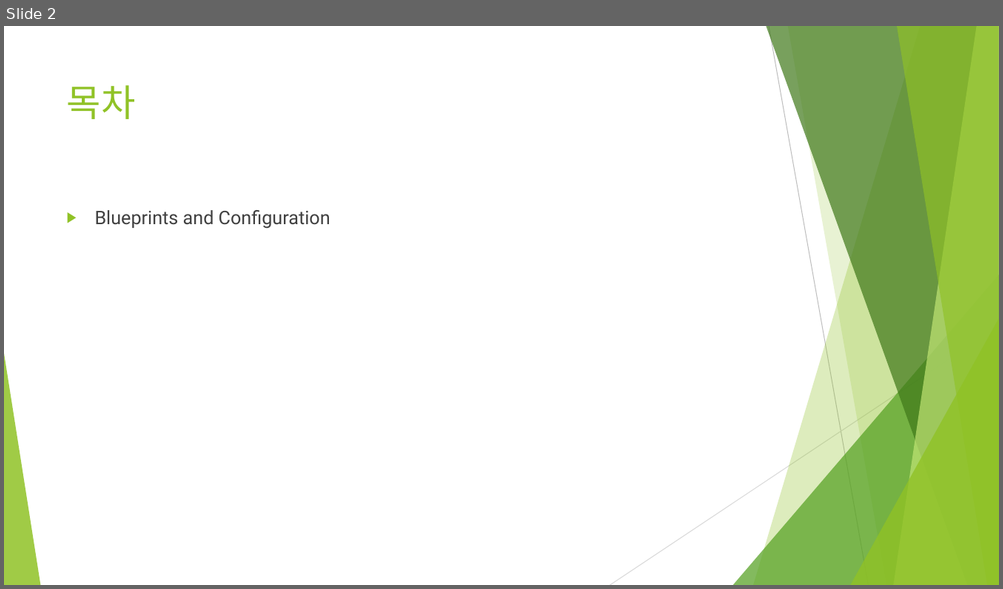
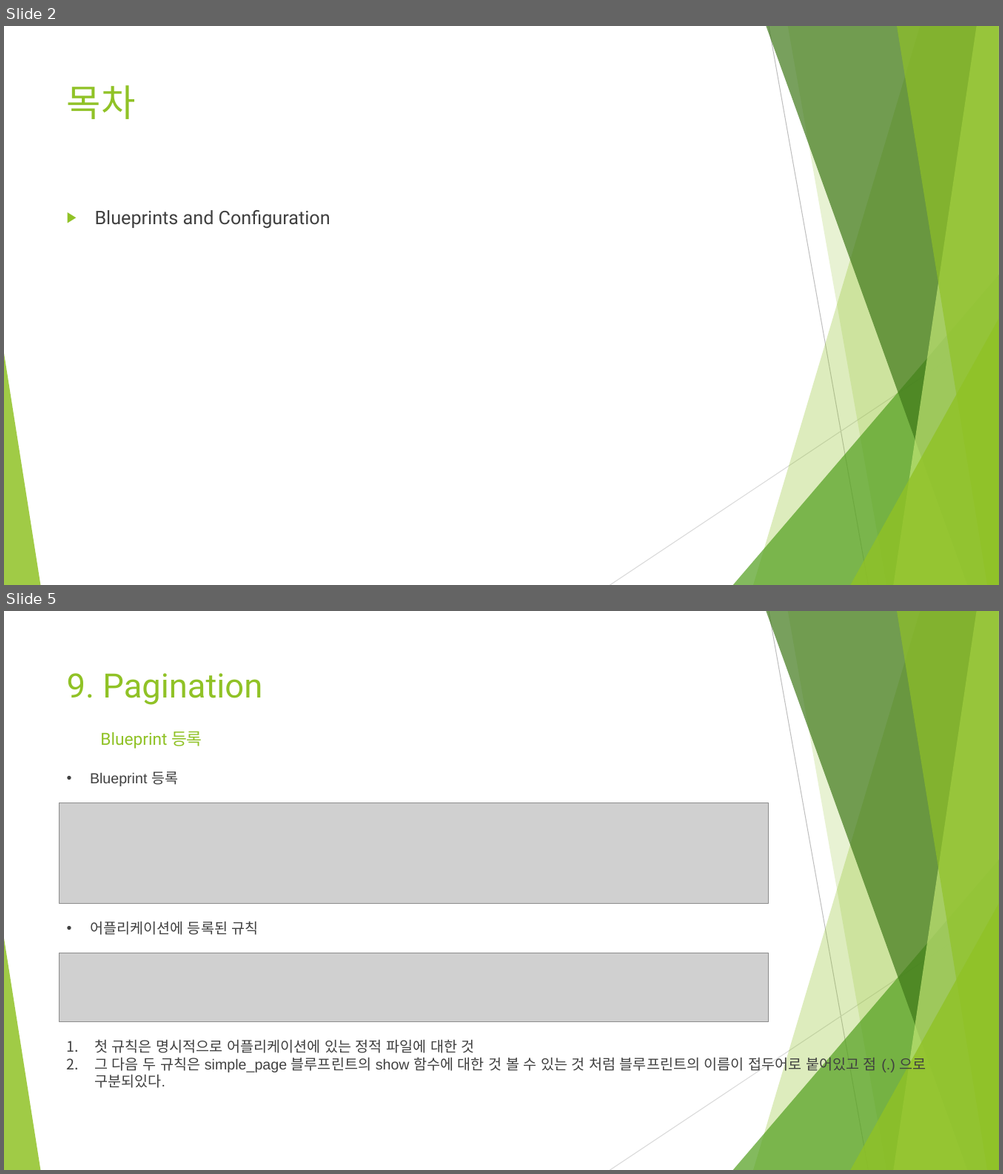
Before and after one commit to Heechul90/Flask, a slide deck: Study/11. Blueprints and Configuration/Blueprints and Configuration.pptx. Shown one above the other, each under a label of ours: slide 2 before the commit, slides 2 and 5 after it; the slides between them are not shown. The pictures are 1003x589 and 1003x1174 pixels, drawn with LibreOffice and Linux fonts; fonts in the diff are those of the drawing; grey boxes stand for pictures. Boxes give left, top, right and bottom in pixels: in the first picture for what was removed or moved away, otherwise in the second. Text is boxed around its words. In the diff, an @@ line names an element or a change of style, - is before the commit and + after.

```diff
--- a/Study/11. Blueprints and Configuration/Blueprints and Configuration.pptx
+++ b/Study/11. Blueprints and Configuration/Blueprints and Configuration.pptx
@@ slide 5 added at box(4, 611, 999, 1170), background #FFFFFF; not listed: 10 template elements that a slide beside it also shows @@
@@ rectangle added at box(4, 615, 19, 644), fill #FFFFFF @@
@@ rectangle added at box(4, 611, 19, 626), fill #FFFFFF @@
@@ title added at box(67, 673, 262, 705), 32.4 pt, text #90C226 @@
+9. Pagination
@@ text added at box(100, 731, 202, 749), 16.2 pt, text #90C226 @@
+Blueprint 등록
@@ text added at box(90, 772, 178, 786), 14 pt, text #404040 @@
+• Blueprint 등록
@@ picture added at box(60, 803, 768, 904) @@
@@ text added at box(90, 921, 259, 935), 14 pt, text #404040 @@
+• 어플리케이션에 등록된 규칙
@@ picture added at box(60, 954, 768, 1023) @@
@@ text added at box(94, 1039, 925, 1088), 14 pt, text #404040 @@
+1. 첫 규칙은 명시적으로 어플리케이션에 있는 정적 파일에 대한 것
+2. 그 다음 두 규칙은 simple_page 블루프린트의 show 함수에 대한 것 볼 수 있는 것 처럼 블루프린트의 이름이 접두어로 붙어있고 점 (.) 으로 구분되있다.
```
Also in this commit, not shown: 1 slide changed, 6 other slides added, 2 slides removed, 2 other files.
